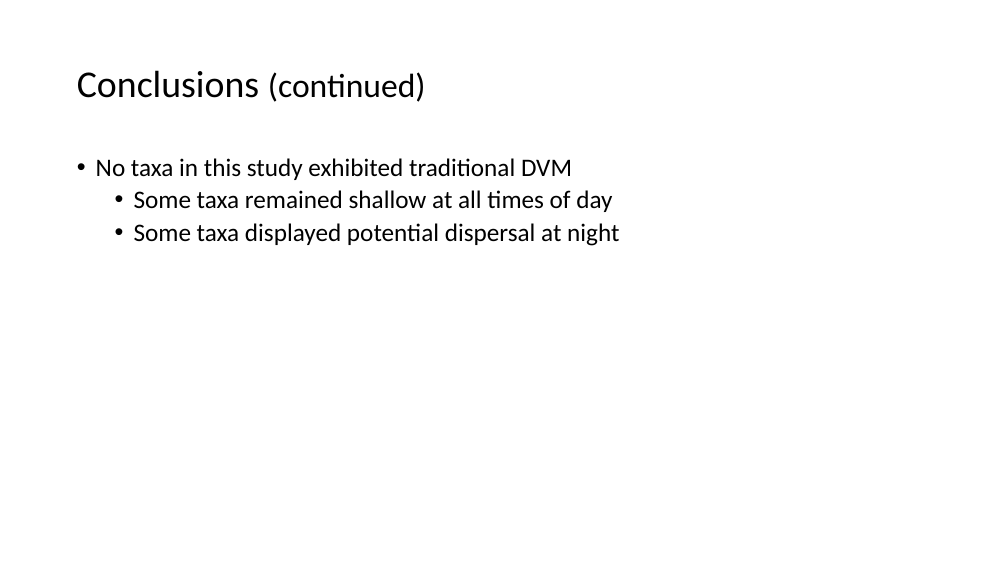
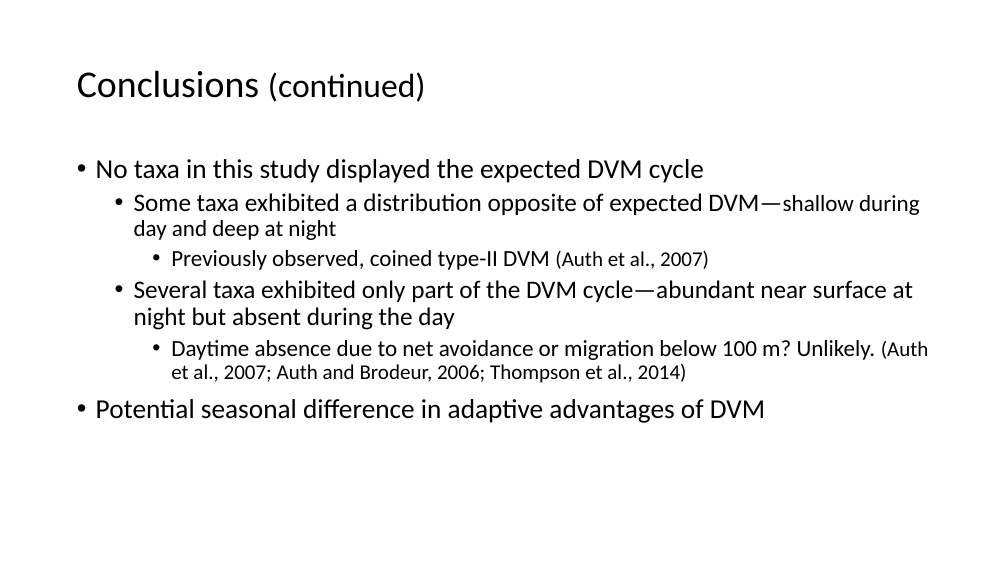
Before and after one commit to LukeABobay/larval-fish-community-analysis, a slide deck: slide 25 of PICES 2026 Presentation.pptx. Drawn at 1008x567 pixels with LibreOffice and Linux fonts; fonts in the diff are those of the drawing. Boxes give left, top, right and bottom in pixels: in the first picture for what was removed or moved away, otherwise in the second. Text is boxed around its words. In the diff, an @@ line names an element or a change of style, - is before the commit and + after.

```diff
--- a/PICES 2026 Presentation.pptx
+++ b/PICES 2026 Presentation.pptx
@@ text at (96,159,929,423): text changed @@
-• No taxa in this study exhibited traditional DVM
-  • Some taxa remained shallow at all times of day
-  • Some taxa displayed potential dispersal at night
+• No taxa in this study displayed the expected DVM cycle
+  • Some taxa exhibited a distribution opposite of expected DVM—shallow during day and deep at night
+    • Previously observed, coined type-II DVM (Auth et al., 2007)
+  • Several taxa exhibited only part of the DVM cycle—abundant near surface at night but absent during the day
+    • Daytime absence due to net avoidance or migration below 100 m? Unlikely. (Auth et al., 2007; Auth and Brodeur, 2006; Thompson et al., 2014)
+• Potential seasonal difference in adaptive advantages of DVM
```
Also in this commit, not shown: 2 other slides changed, 2 slides added.
